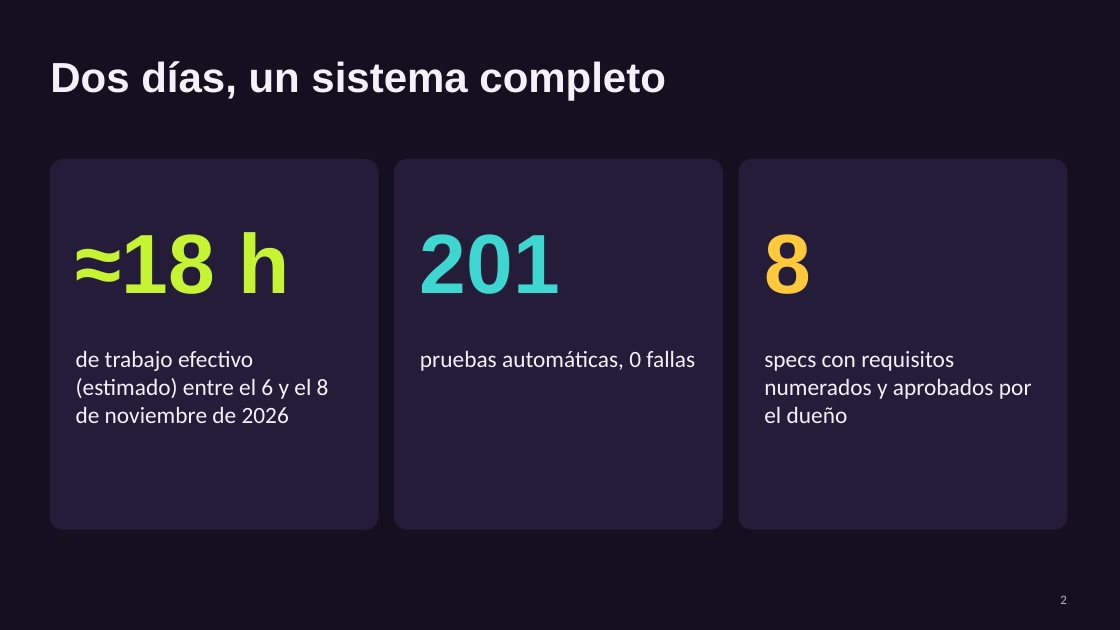
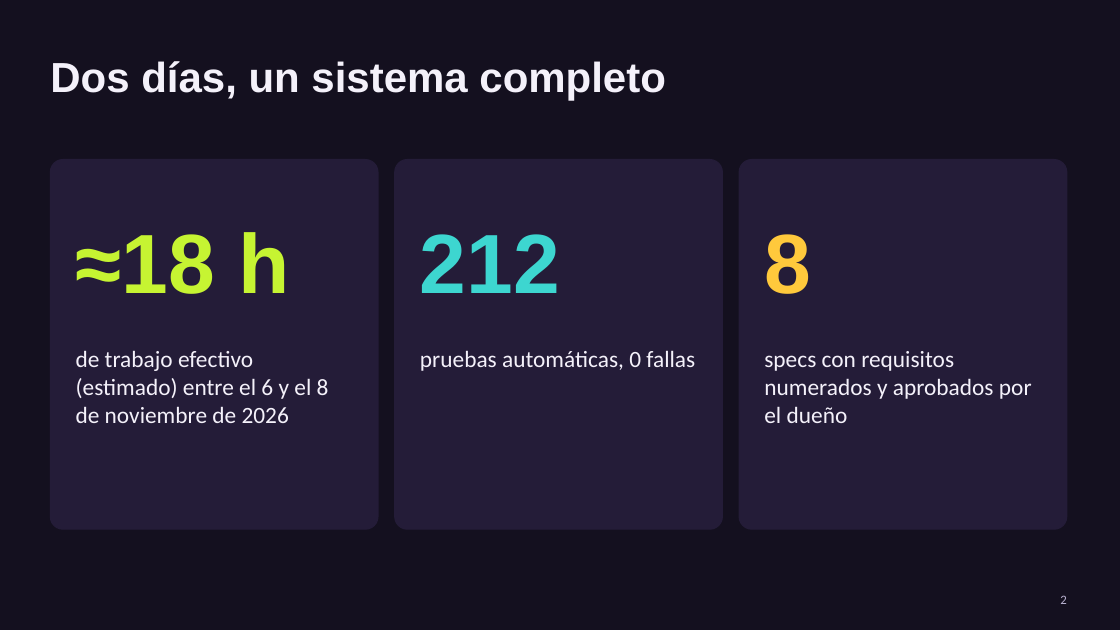
Before and after one commit to bolivianotech/garagesales, a slide deck: slide 2 of docs/presentations/GarageSales-taller-fin-de-semana.pptx. Drawn at 1120x630 pixels with LibreOffice and Linux fonts; fonts in the diff are those of the drawing. Boxes give left, top, right and bottom in pixels: in the first picture for what was removed or moved away, otherwise in the second. Text is boxed around its words. In the diff, an @@ line names an element or a change of style, - is before the commit and + after.

```diff
--- a/docs/presentations/GarageSales-taller-fin-de-semana.pptx
+++ b/docs/presentations/GarageSales-taller-fin-de-semana.pptx
@@ text at (x1=420, y1=234, x2=560, y2=293): text changed @@
-201
+212
```
Also in this commit, not shown: 1 other slide changed, 2 other files.
